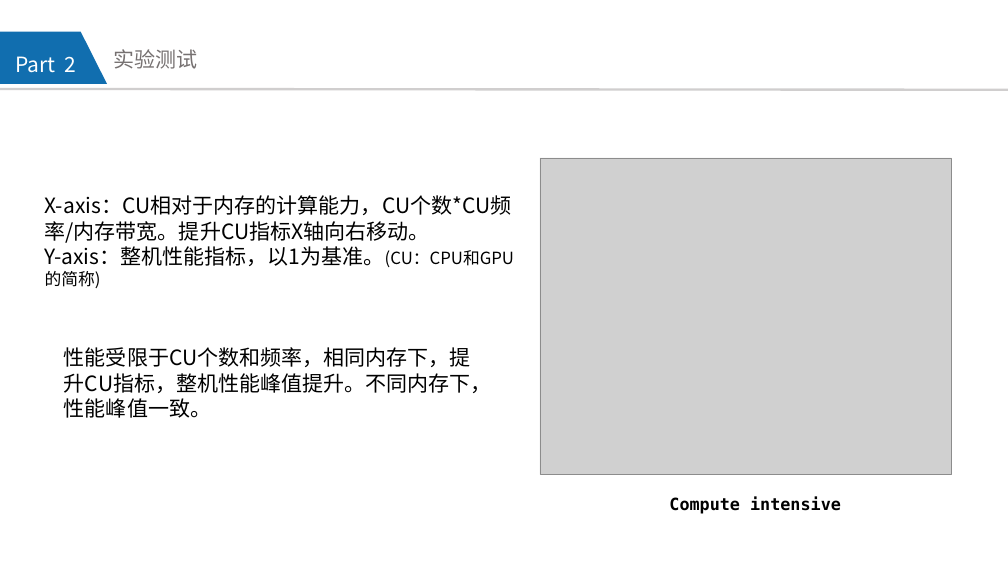
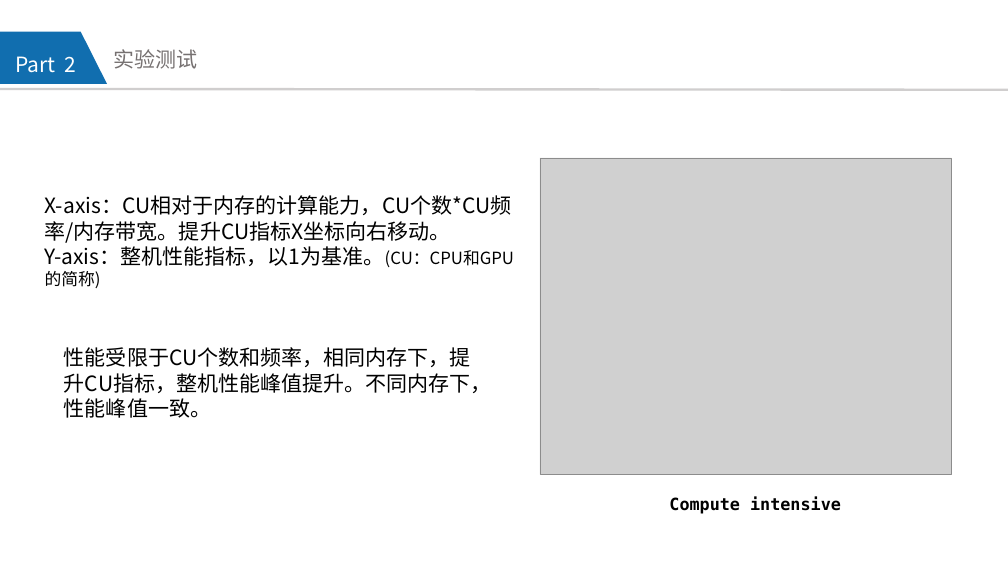
Before and after one commit to DO-MINATOR/buaa, a slide deck: slide 6 of 高性能计算机/14组-E级计算机APU的设计和分析.pptx. Drawn at 1008x567 pixels with LibreOffice and Linux fonts; fonts in the diff are those of the drawing; grey boxes stand for pictures; background and template pictures are left out. Boxes give left, top, right and bottom in pixels: in the first picture for what was removed or moved away, otherwise in the second. Text is boxed around its words. In the diff, an @@ line names an element or a change of style, - is before the commit and + after.

```diff
--- a/高性能计算机/14组-E级计算机APU的设计和分析.pptx
+++ b/高性能计算机/14组-E级计算机APU的设计和分析.pptx
@@ text at <box>45,195,512,243</box>: text changed @@
-X-axis：CU相对于内存的计算能力，CU个数*CU频率/内存带宽。提升CU指标X轴向右移动。
+X-axis：CU相对于内存的计算能力，CU个数*CU频率/内存带宽。提升CU指标X坐标向右移动。
```
Also in this commit, not shown: 1 other slide changed.
